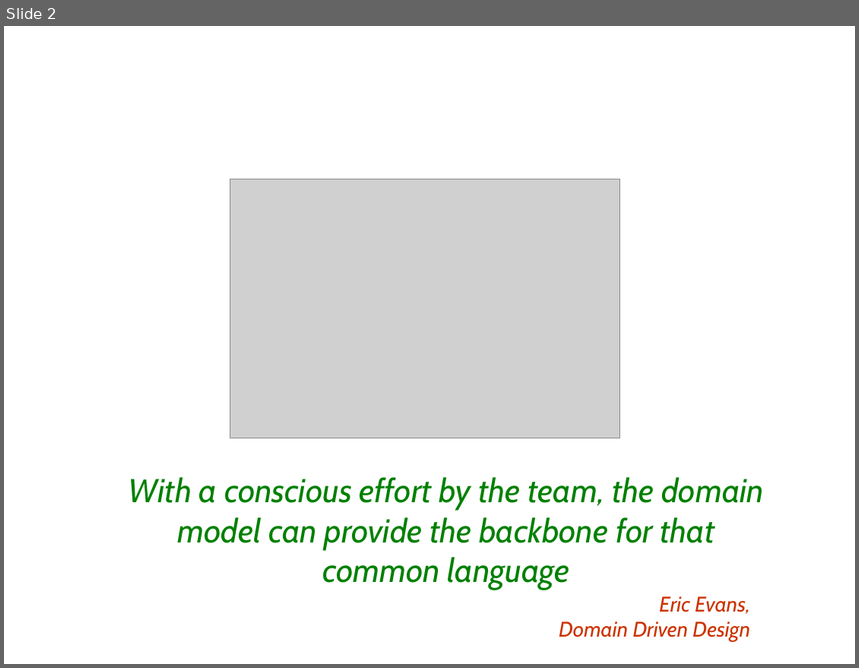
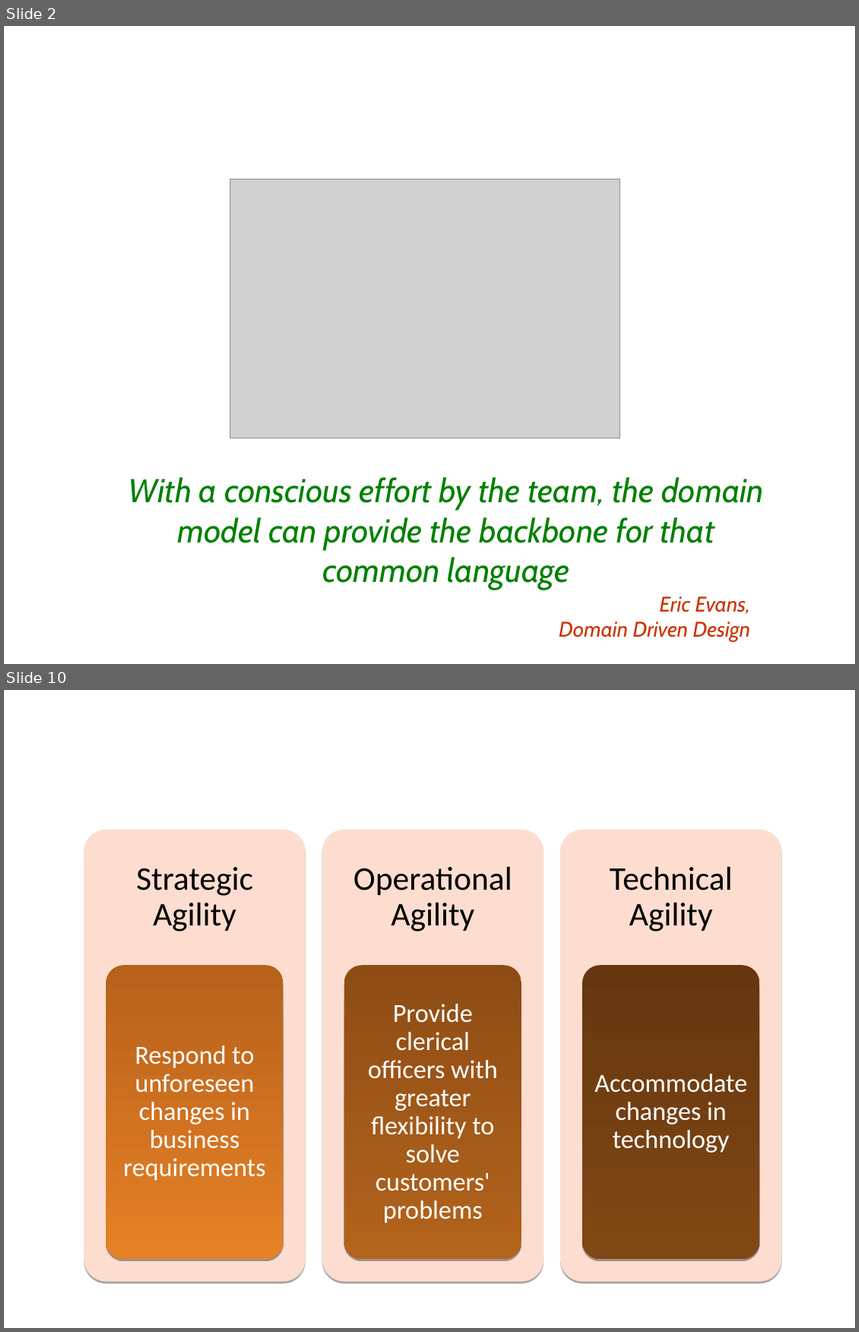
Before and after one commit to apache/causeway, a slide deck: src/site/resources/presentations/IntroducingApacheIsis.odp. Shown one above the other, each under a label of ours: slide 2 before the commit, slides 2 and 10 after it; the slides between them are not shown. The pictures are 859x668 and 859x1332 pixels, drawn with LibreOffice and Linux fonts; fonts in the diff are those of the drawing; grey boxes stand for pictures; background and template pictures are left out. Boxes give left, top, right and bottom in pixels: in the first picture for what was removed or moved away, otherwise in the second. Text is boxed around its words. In the diff, an @@ line names an element or a change of style, - is before the commit and + after.

```diff
--- a/src/site/resources/presentations/IntroducingApacheIsis.odp
+++ b/src/site/resources/presentations/IntroducingApacheIsis.odp
@@ slide 10 added at [4, 690, 855, 1328], background #FFFFFF @@
@@ title added at [88, 701, 855, 768], 28 pt, text #FFFFFF, bold @@
+The DSP: Why?
@@ group added at [84, 830, 782, 1281]: 6 freeform shapes @@
+Strategic Agility
+Respond to unforeseen changes in business requirements
+Operational Agility
+Provide clerical officers with greater flexibility to solve customers' problems
+Technical Agility
+Accommodate changes in technology
```
Also in this commit, not shown: 6 slides changed, 2 other slides added, 14 other files.
